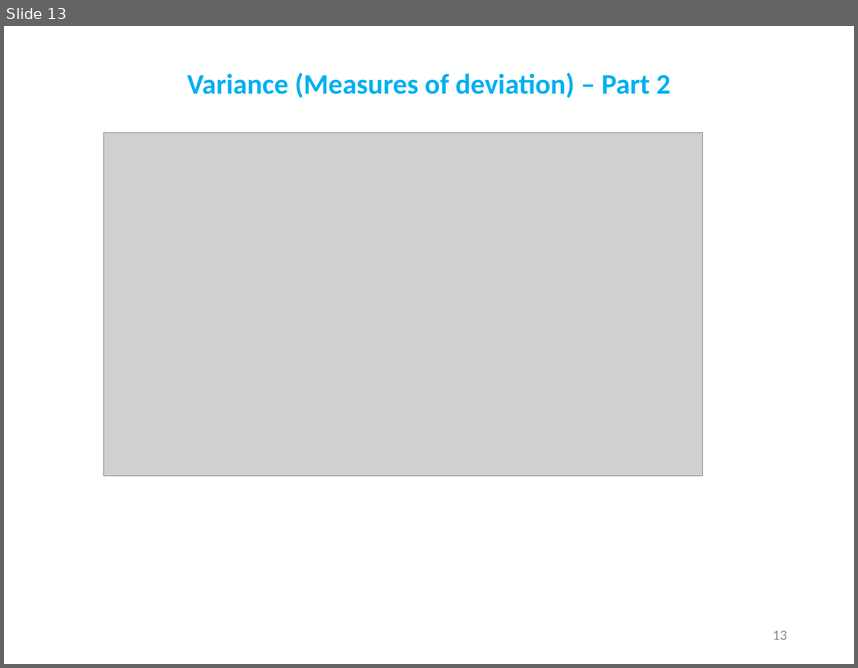
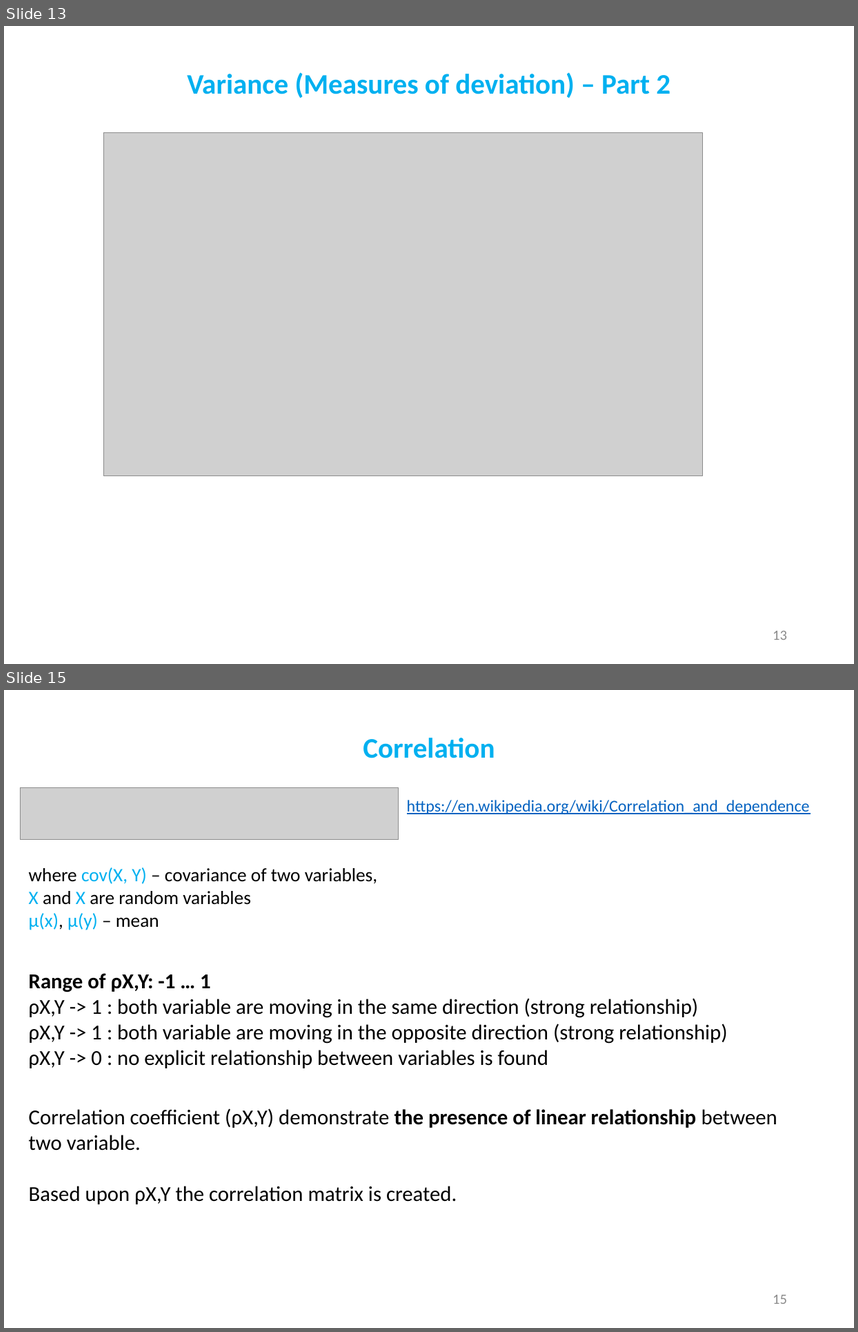
Before and after one commit to demydd/Exploratory-Analysis-, a slide deck: Exploratory_Analysis.pptx. Shown one above the other, each under a label of ours: slide 13 before the commit, slides 13 and 15 after it; the slides between them are not shown. The pictures are 858x668 and 858x1332 pixels, drawn with LibreOffice and Linux fonts; fonts in the diff are those of the drawing; grey boxes stand for pictures. Boxes give left, top, right and bottom in pixels: in the first picture for what was removed or moved away, otherwise in the second. Text is boxed around its words. In the diff, an @@ line names an element or a change of style, - is before the commit and + after.

Commit message:
Covariance and correlation are added.

```diff
--- a/Exploratory_Analysis.pptx
+++ b/Exploratory_Analysis.pptx
@@ slide 15 added at box(4, 690, 854, 1328), background #FFFFFF @@
@@ title added at box(363, 738, 495, 758), 24 pt, text #00B0F0, bold @@
+Correlation
@@ picture added at box(20, 788, 399, 839) @@
@@ text added at box(407, 800, 810, 814), 14 pt, text #0563C1, underline @@
+https://en.wikipedia.org/wiki/Correlation_and_dependence
@@ text added at box(29, 867, 377, 930), 16 pt, text #000000 @@
+where cov(X, Y) – covariance of two variables,
+X and X are random variables
+µ(x), µ(y) – mean
@@ text added at box(29, 973, 727, 1068), 18 pt, text #000000 @@
+Range of ρX,Y: -1 … 1
+ρX,Y -> 1 : both variable are moving in the same direction (strong relationship)
+ρX,Y -> 1 : both variable are moving in the opposite direction (strong relationship)
+ρX,Y -> 0 : no explicit relationship between variables is found
@@ text added at box(29, 1108, 777, 1204), 18 pt, text #000000 @@
+Correlation coefficient (ρX,Y) demonstrate the presence of linear relationship between two variable.
+Based upon ρX,Y the correlation matrix is created.
@@ page number added at box(773, 1294, 787, 1303), 12 pt, text #8C8C8C @@
+15
```
Also in this commit, not shown: 2 other slides added, 2 other files.
